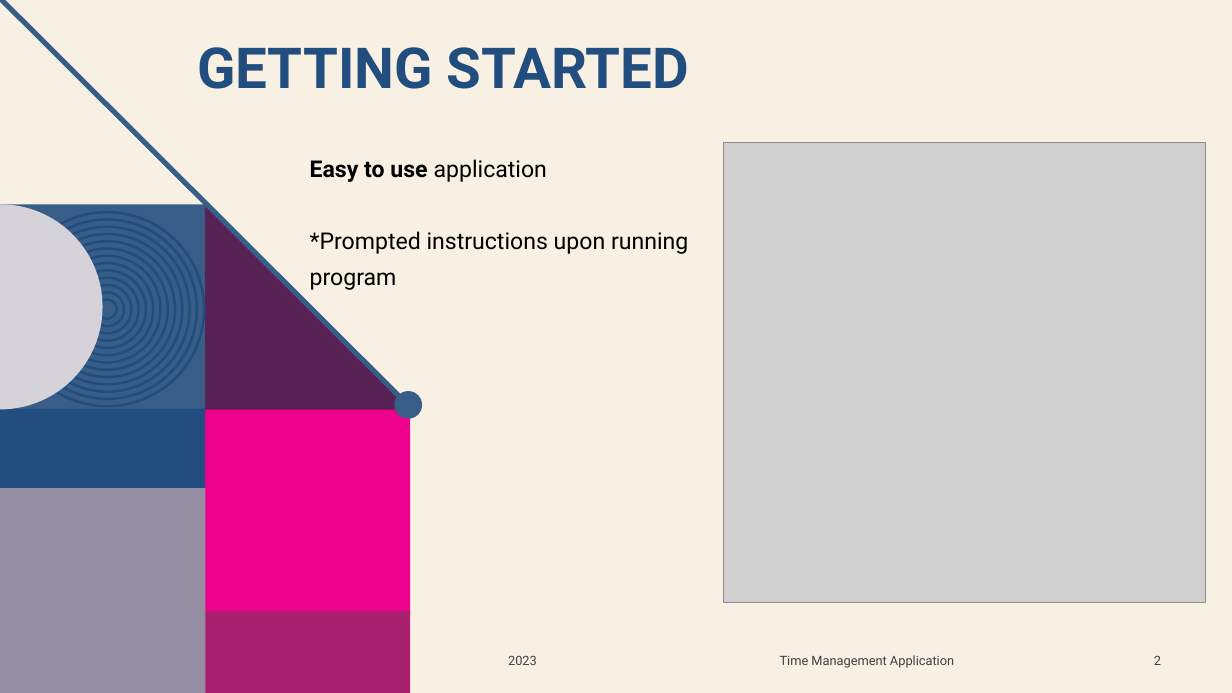
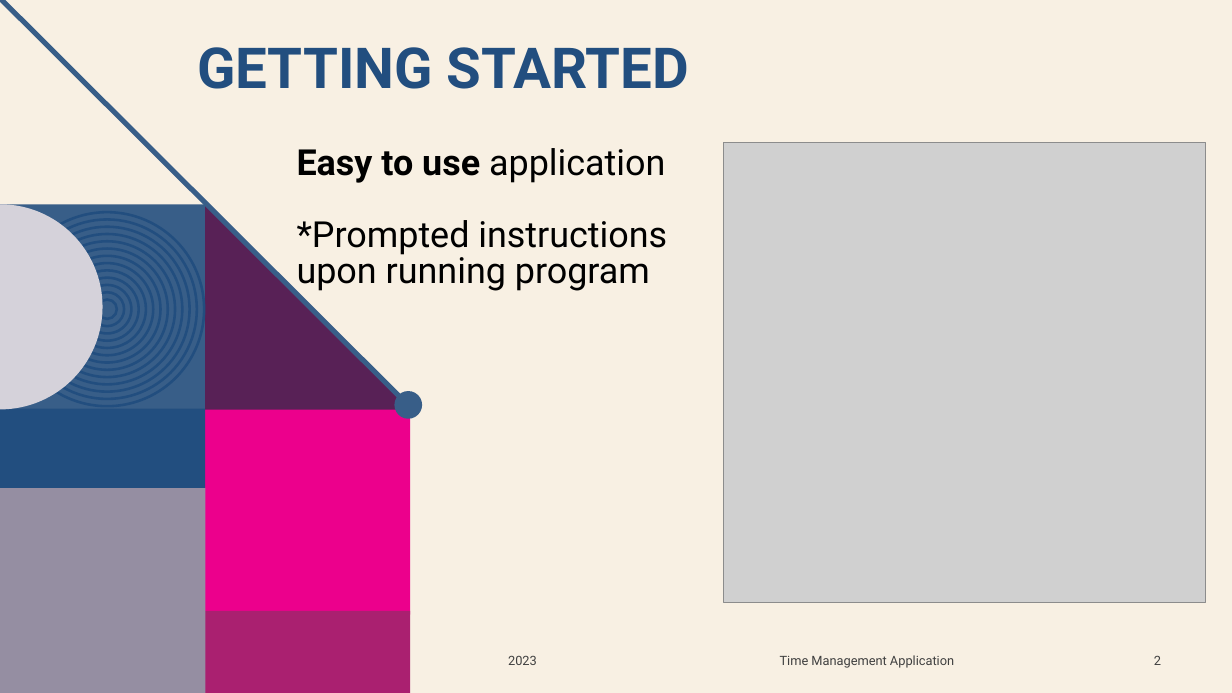
Before and after one commit to amayab9/ASE420-TimeManagement-IndividualProject, a slide deck: slide 2 of documents/presentation/Time_Management_Tool.pptx. Drawn at 1232x693 pixels with LibreOffice and Linux fonts; fonts in the diff are those of the drawing; grey boxes stand for pictures; background and template pictures are left out. Boxes give left, top, right and bottom in pixels: in the first picture for what was removed or moved away, otherwise in the second. Text is boxed around its words. In the diff, an @@ line names an element or a change of style, - is before the commit and + after.

```diff
--- a/documents/presentation/Time_Management_Tool.pptx
+++ b/documents/presentation/Time_Management_Tool.pptx
@@ text "Easy to use application": place and size @@
-text "Easy to use application" at (310,159,688,290)
+text "Easy to use application" at (297,148,667,292)
@@ text "Easy to use application" at (297,148,667,292): size 18 to 28 pt @@
```
Also in this commit, not shown: 6 other slides changed, 2 other files.
